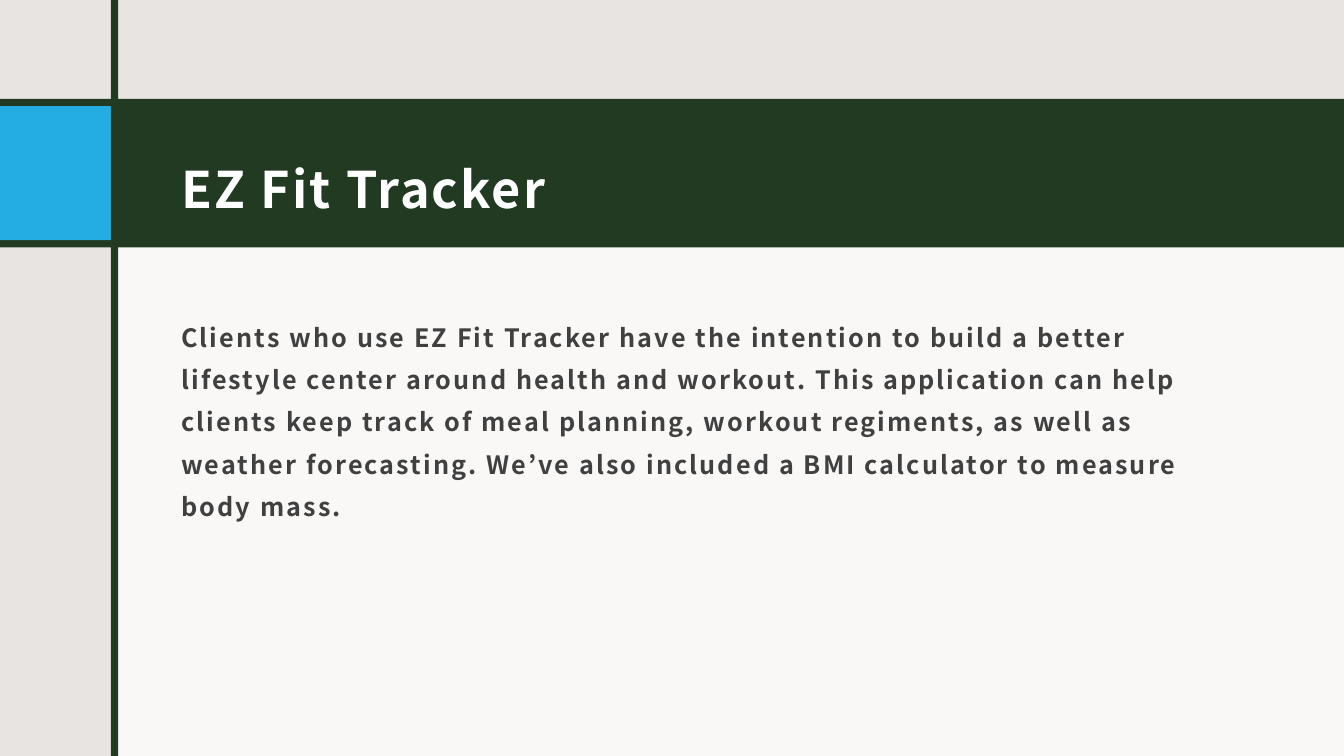
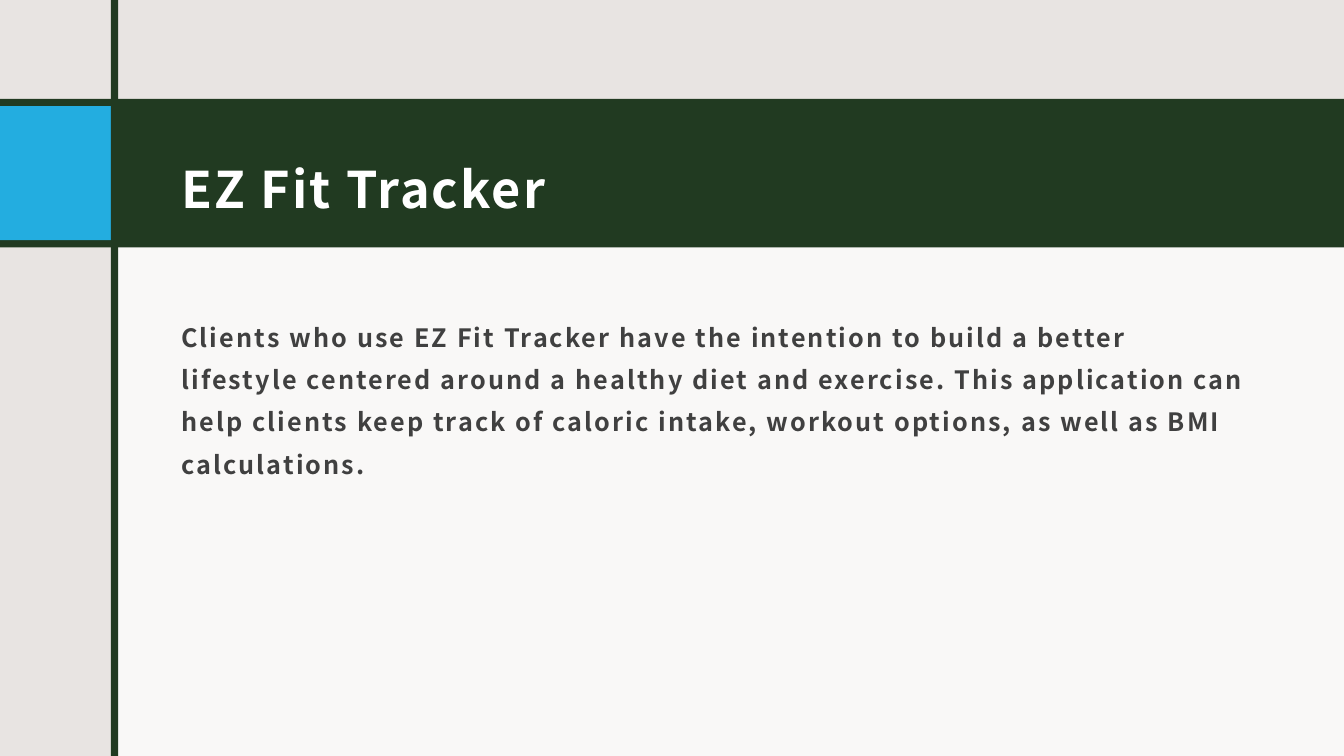
Before and after one commit to p3t3rn9uy3n/EZFitTracker, a slide deck: slide 2 of EZ Fit Tracker.pptx. Drawn at 1344x756 pixels with LibreOffice and Linux fonts; fonts in the diff are those of the drawing. Boxes give left, top, right and bottom in pixels: in the first picture for what was removed or moved away, otherwise in the second. Text is boxed around its words. In the diff, an @@ line names an element or a change of style, - is before the commit and + after.

```diff
--- a/EZ Fit Tracker.pptx
+++ b/EZ Fit Tracker.pptx
@@ text at bbox=[181, 326, 1242, 475]: text changed @@
-Clients who use EZ Fit Tracker have the intention to build a better lifestyle center around health and workout. This application can help clients keep track of meal planning, workout regiments, as well as weather forecasting. We’ve also included a BMI calculator to measure body mass.
+Clients who use EZ Fit Tracker have the intention to build a better lifestyle centered around a healthy diet and exercise. This application can help clients keep track of caloric intake, workout options, as well as BMI calculations.
```
Also in this commit, not shown: 1 other slide changed, 1 slide added, 4 other files.
